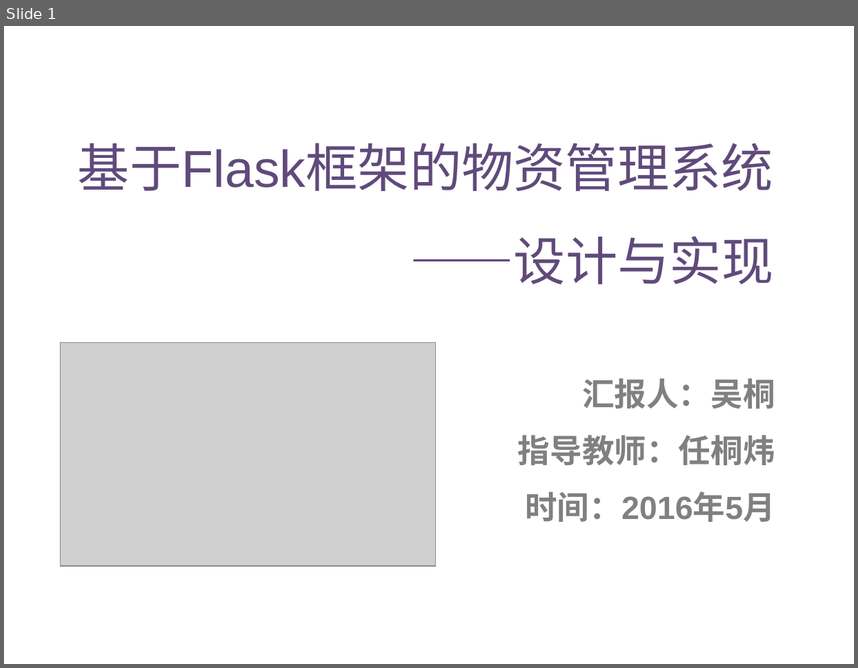
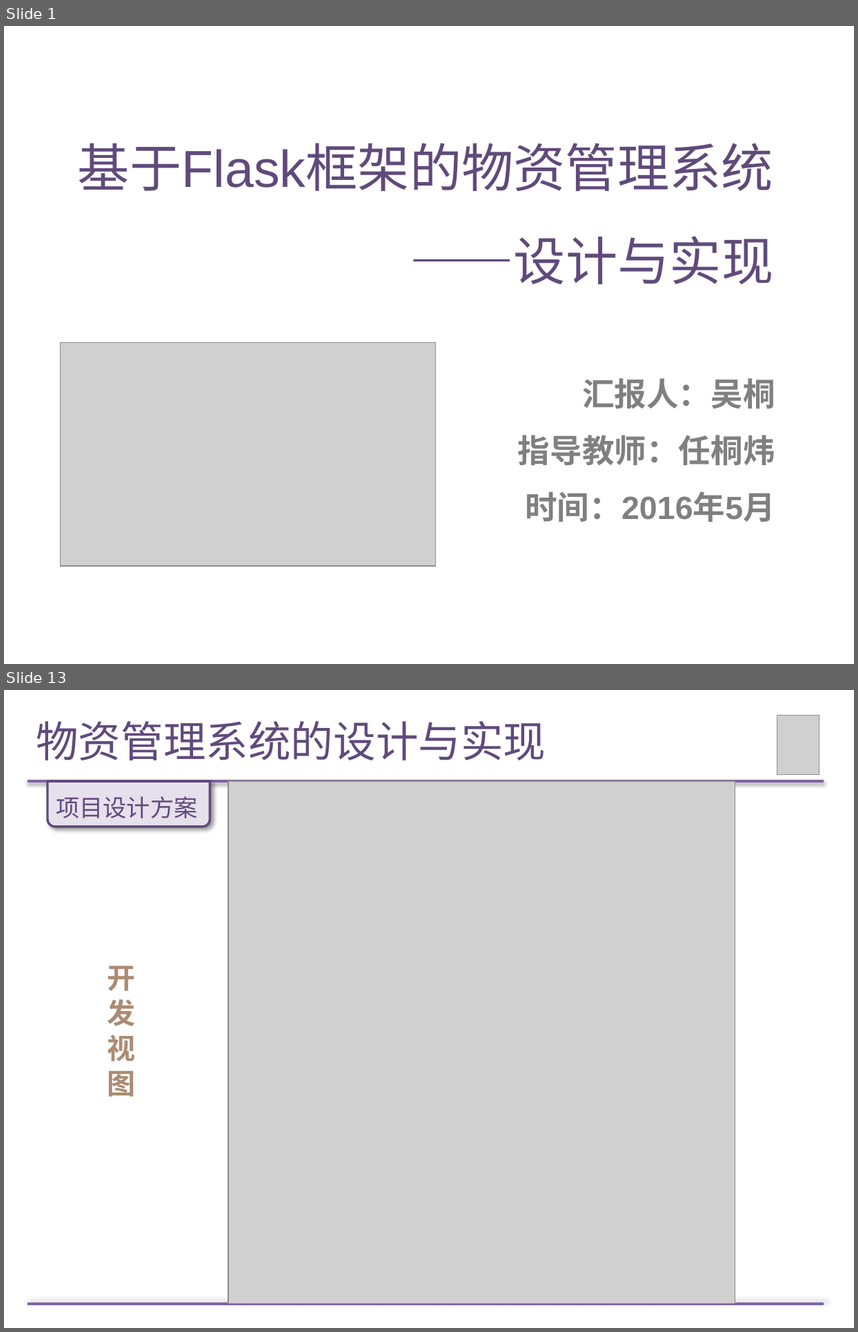
Before and after one commit to Wendy-Wu/LM-paper, a slide deck: 论文答辩PPT.pptx. Shown one above the other, each under a label of ours: slide 1 before the commit, slides 1 and 13 after it; the slides between them are not shown. The pictures are 858x668 and 858x1332 pixels, drawn with LibreOffice and Linux fonts; fonts in the diff are those of the drawing; grey boxes stand for pictures. Boxes give left, top, right and bottom in pixels: in the first picture for what was removed or moved away, otherwise in the second. Text is boxed around its words. In the diff, an @@ line names an element or a change of style, - is before the commit and + after.

```diff
--- a/论文答辩PPT.pptx
+++ b/论文答辩PPT.pptx
@@ slide 13 added at box(4, 690, 854, 1328), background #FFFFFF @@
@@ title added at box(36, 721, 546, 760), 36 pt, text #604A7B @@
+物资管理系统的设计与实现
@@ picture added at box(777, 716, 819, 775) @@
@@ line added from (27, 781) to (824, 781), #8064A2 2 pt @@
@@ round same rect added at box(47, 781, 210, 826), fill #E6E0EC, outline #604A7B 2 pt @@
@@ picture added at box(228, 781, 735, 1303) @@
@@ text added at box(56, 796, 198, 818), 20 pt, text #604A7B @@
+项目设计方案
@@ text added at box(107, 965, 135, 1096), 24 pt, text #AB8B72, bold @@
+开 发 视 图
@@ line added from (27, 1303) to (824, 1303), #8064A2 2 pt @@
```
Also in this commit, not shown: 1 slide changed, 15 other slides added.
